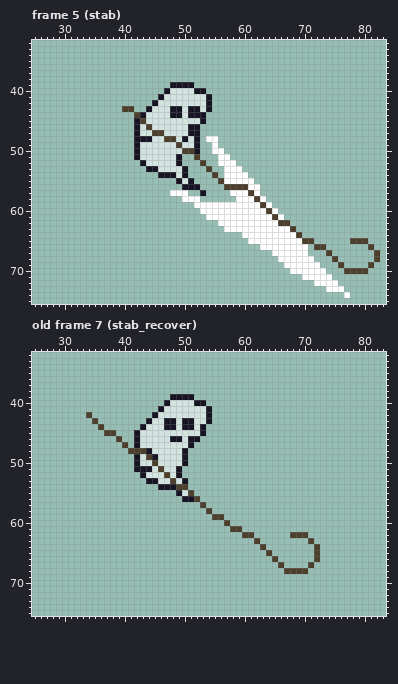
Two states of a pixel-art file, Assets/Graphics/Enemies/Spear_Spirit/Spear_Spear.aseprite. The picture above is the old version.
96x96 pixels, 17 frames. Shown: frame 5 (stab): x 25..83, y 32..75; old frame 7 (stab_recover): x 25..83, y 32..75. The commit also changed other frames, which this record leaves out.
After:
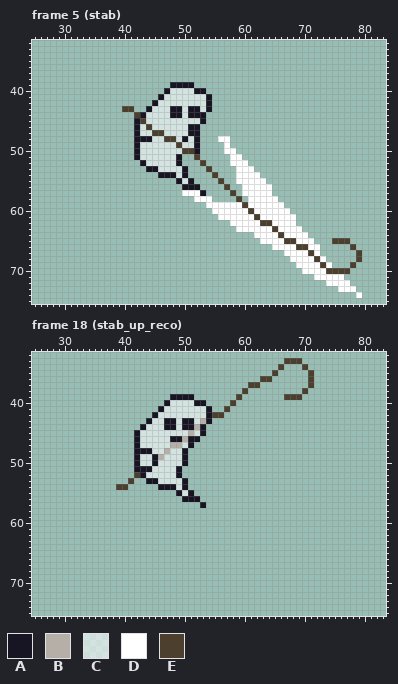
Palette (. is transparent): A #171424  B #b5afa8  C #ffffff95  D #ffffff  E #4c3f2e
A new or re-ordered frame is compared with the old frame closest to it.
Author's note on the commit: Added 4 directions for the spear fix collision
Changes in this commit:
frames 17 -> 22
Frame 5 (stab), layers "upper", "action lines":
y 48: x 54..57 DD.. -> ..DD
y 49: x 55 D -> .; x 57 . -> D
y 50: x 55..58 DD.. -> ..DD
y 51: x 56..59 DD.. -> ..DD
y 52: x 56..57 DD -> ..; x 59..60 .. -> DD
y 53: x 57..58 DD -> ..; x 60..61 .. -> DD
y 54: x 57..58 DD -> ..; x 61..62 .. -> DD
y 55: x 57..58 DD -> ..; x 62..63 .. -> DD
y 56: x 58..60 EEE -> ..D; x 63..64 .. -> DD
y 57: x 48..49 DD -> ..; x 51..52 .. -> DD; x 58..59 DD -> E.; x 61 E -> D; x 63..64 .. -> DD
y 58: x 50..51 DD -> ..; x 53..54 .. -> DD; x 59..60 DD -> E.; x 62 E -> D; x 64..65 .. -> DD
y 59: x 52..53 DD -> ..; x 60 D -> E; x 63 E -> D; x 65..66 .. -> DD
y 60: x 53..54 DD -> ..; x 61 D -> E; x 64 E -> D; x 66..67 .. -> DD
y 61: x 54..55 DD -> ..; x 62 D -> E; x 65 E -> D; x 67..68 .. -> DD
y 62: x 56..57 DD -> ..; x 63..64 DD -> EE; x 66..68 EE. -> DDD
y 63: x 57..58 DD -> ..; x 65 D -> E; x 68..69 E. -> DD
y 64: x 60..61 DD -> ..; x 66 D -> E; x 69..70 E. -> DD
y 65: x 61..62 DD -> ..; x 67..68 DD -> EE; x 70..71 EE -> DD; x 75..80 ...EEE -> EEE...
y 66: x 63..64 DD -> ..; x 69..73 DD.EE -> EEDD.; x 78 . -> E; x 81 E -> .
y 67: x 65..66 DD -> ..; x 71..72 .. -> ED; x 74 E -> .; x 79 . -> E; x 82 E -> .
y 68: x 66..67 DD -> ..; x 72..73 .. -> ED; x 75 E -> .; x 79 . -> E; x 82 E -> .
y 69: x 67..68 DD -> ..; x 73..74 .. -> ED; x 76 E -> .; x 78 . -> E; x 81 E -> .
y 70: x 68..69 DD -> ..; x 74..76 ... -> EEE; x 78..80 EEE -> ...
y 71: x 70..71 DD -> ..; x 75..76 .. -> DD
y 72: x 72..73 DD -> ..; x 76..77 .. -> DD
y 73: x 74..75 DD -> ..; x 77..78 .. -> DD
y 74: x 77 D -> .; x 79 . -> D
Frame 18 (stab_up_reco) is new; against old frame 7 (stab_recover), layers "upper", "lower":
y 33: x 67..69 ... -> EEE
y 34: x 66 . -> E; x 70 . -> E
y 35: x 65 . -> E; x 71 . -> E
y 36: x 63..64 .. -> EE; x 71 . -> E
y 37: x 61..62 .. -> EE; x 71 . -> E
y 38: x 60 . -> E; x 70 . -> E
y 39: x 59 . -> E; x 67..69 ... -> EEE
y 40: x 58 . -> E
y 41: x 57 . -> E
y 42: x 34 E -> .; x 55..56 .. -> EE
y 43: x 35 E -> .; x 53 C -> B
y 44: x 36 E -> .; x 52 C -> B
y 45: x 37..38 EE -> ..; x 51 C -> B
y 46: x 39 E -> .; x 50 C -> B
y 47: x 40 E -> .; x 48..49 CC -> BB
y 48: x 41..43 EEE -> .AA; x 47 C -> B
y 49: x 44 E -> C; x 46 C -> B
y 50: x 45 E -> A
y 51: x 46 E -> C
y 52: x 42 . -> E; x 47 E -> C
y 53: x 41 . -> E; x 48 E -> C
y 54: x 39..40 .. -> EE; x 49..50 EE -> CA
y 55: x 51 E -> A
y 56: x 52 E -> A
y 57: x 53 E -> A
y 58: x 54 E -> .
y 59: x 55..56 EE -> ..
y 60: x 57 E -> .
y 61: x 58..59 EE -> ..
y 62: x 60..61 EE -> ..; x 68..70 EEE -> ...
y 63: x 62 E -> .; x 71 E -> .
y 64: x 63 E -> .; x 72 E -> .
y 65: x 64 E -> .; x 72 E -> .
y 66: x 65 E -> .; x 72 E -> .
y 67: x 66 E -> .; x 71 E -> .
y 68: x 67..70 EEEE -> ....
Boxes around the changes in both pictures, in picture pixels (x1, y1, x2, y2):
changed: (170, 136, 380, 298)
changed: (86, 358, 320, 574)
